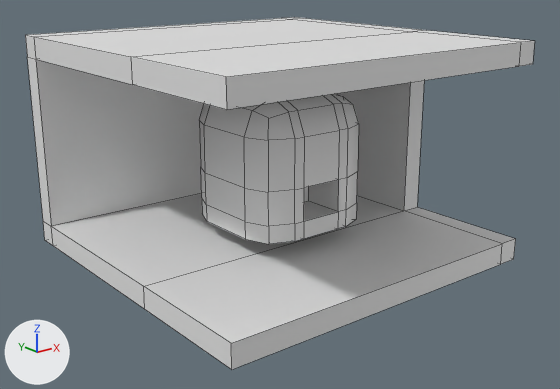
A saved change to the FBX model Assets/3DModels/Buildings/Productions/CoalGenerator/Level_01/CoalGenerator_Level_01_StraightRight.fbx.
Camera for both pictures: a camera (50 mm lens) standing at (-10.72, -13.72, 6.82) and looking at (-0.21, -0.58, 1.56). Lighting does not change. The marker at lower left points along +X, +Y and +Z. Mesh edges are drawn as thin lines. Where no turn or scale is listed for an object, it has been applied to the vertices.

The scene before the commit, as lines of its bpy script (objects in view):
```python
me_cube_012 = bpy.data.meshes.new('Cube.012')
me_cube_012.from_pydata(...)  # 164 vertices, 160 faces; spans x -4.0..4.0, y -4.0..4.0, z 0.0..5.0
ob_coalgenerator_level_01_frontright = bpy.data.objects.new('CoalGenerator_Level_01_FrontRight', me_cube_012)
ob_coalgenerator_level_01_frontright.location = (0.0, 0.0, 0.0)
```
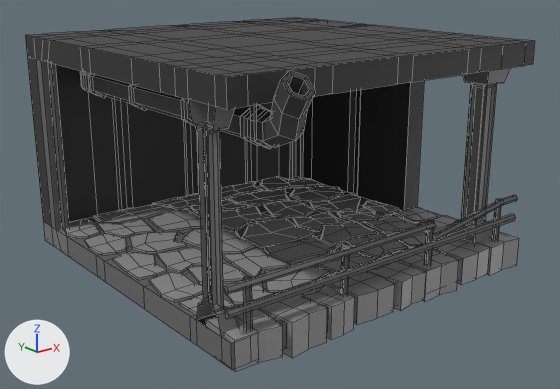
Pixel boxes (x1, y1, x2, y2) of what changed, in the pictures (560 x 389 px):
'CoalGenerator_Level_01_FrontRight', reshaped
    before: (25, 17, 535, 369)
    after: (25, 17, 535, 372)
part 1 of me_cube_012, added
    after: (224, 221, 436, 294)
part 2 of me_cube_012, deleted
    before: (199, 94, 359, 244)
part 3 of me_cube_012, built on
    before: (28, 17, 535, 369)
    after: (28, 17, 535, 372)
part 4 of me_cube_012, recoloured (grey to black)
    both: (25, 35, 424, 245)

What changed in the scene script:
```text
Add img_palettetexture_png:
    img_palettetexture_png = load_image('PaletteTexture.png', '../../../../../Materials/Palette/PaletteTexture.png', 8, 8, 'sRGB')
Add mat_palette:
    mat_palette = principled_material('Palette')
    mat_palette.texture = img_palettetexture_png
Change me_cube_012:
    used by ob_coalgenerator_level_01_frontright; location = (0.0, 0.0, 0.0)
    remove me_cube_012.from_pydata(...)  # 164 vertices, 160 faces; spans x -4.0..4.0, y -4.0..4.0, z 0.0..5.0
    add me_cube_012.from_pydata(...)  # 1948 vertices, 1705 faces; spans x -4.0..4.0, y -4.79..4.0, z -0.16..5.05
    me_cube_012 part 1: a new loose piece, a 6-sided cylinder along x spanning x -4.0..1.2, y -3.95..-3.8, z 1.37..1.5, in mat_palette (picture img_palettetexture_png)
    me_cube_012 part 2: the loose piece of 116 vertices spanning x -1.5..1.5, y -1.75..1.25, z 0.9..3.9 is deleted
    me_cube_012 part 3: 14 vertices removed from x 3.5, y -4.0..4.0, z 0.0..5.0; 1902 vertices added at x -4.0..4.0, y -4.79..4.0, z -0.16..5.05
    me_cube_012 part 4: 7 faces spanning x -4.0..4.0, y -1.0..4.0, z 0.0..5.0 switch from no material to mat_palette (picture img_palettetexture_png)
```
